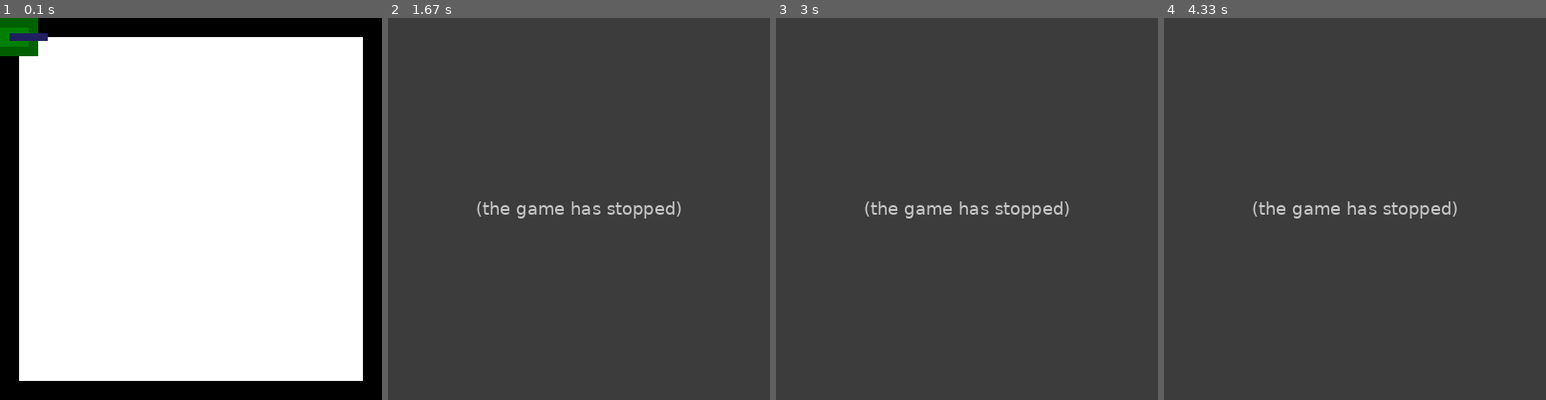
Above: before the commit, frames 1-4 (left to right).
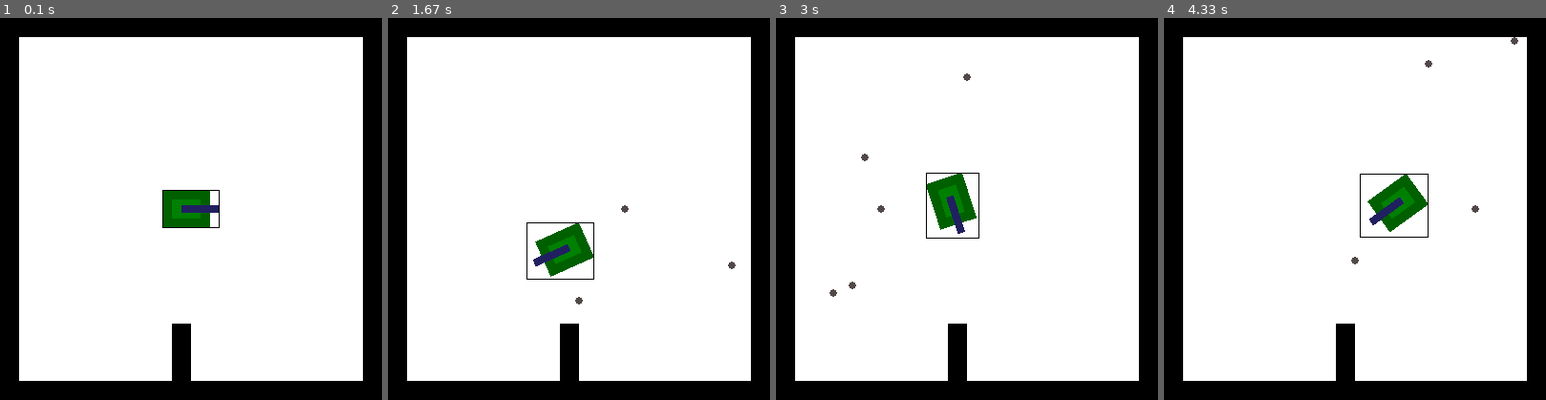
Above: after the commit, the same moments.

Repository: will-hd/Tank-Trouble
Game: pygame game, started from run.py
Two runs of this game, one before a commit and one after it. Both use one fixed random seed, a clock stepped at 60 frames per second and the inputs below.
Inputs:
- Up to frame 1 (0.1 s): no input
- Up to frame 2 (1.67 s): tap F at 0.33, 0.73, 1.03, 1.23, 1.57 s; hold Right 0.67-1.13 s; hold Up 1.17-1.47 s; hold Right from 1.5 s (still down)
- Up to frame 3 (3 s): tap F at 1.87, 2.07, 2.37, 2.63, 2.97 s; release Right at 1.97 s; hold Left 2-2.53 s; hold Down 2.57-2.87 s; hold Left from 2.9 s (still down)
- Up to frame 4 (4.33 s): tap F at 3.27, 3.4, 3.8, 4.1 s; release Left at 3.3 s; hold Up 3.33-3.7 s; hold Right from 3.73 s (still down)

The runs differ from the first frame. In frame 1, 3.1% of the frame differs, in the area x 0-58%, y 0-95%; in frame 2, 100%, in the area x 0-100%, y 0-100%; in frame 3, 100%; in frame 4, 100%.
Error before the commit: TypeError: 'bool' object is not callable (bullets.py line 35); the game stopped at 0.37 s (later frames are placeholders)

Commit message:
feat: tank collisions with wall rect

Diff:
--- a/bullets.py
+++ b/bullets.py
@@ -23,7 +23,6 @@
 
         self.bullet_speed = 6
         self.lifetime = 8000 # milliseconds
-
         self.spawn_time = pygame.time.get_ticks()
 
         self.walls = wall_group
@@ -32,7 +31,7 @@
         """
         Move the bullet
         """
-        if pygame.sprite.spritecollide(self, self.walls, False, False):
+        if pygame.sprite.spritecollide(self, self.walls, False):
             if self.direction.y > 0 and self.direction.x == 0:
                 self.direction *= -1
             elif self.direction.y < 0 and self.direction.x == 0:
--- a/run.py
+++ b/run.py
@@ -54,11 +54,10 @@
             self.tank_group.update(keys)
             self.tank_group.draw(self.screen)
 
+            pygame.draw.rect(self.screen, (0, 0, 0), (*self.tank.rect.topleft, *self.tank.image.get_size()), 1)
             pygame.display.flip()
 
     def new_map(self):
-        BLOCKSIZE = 20 #Set the size of the grid block
-
         for row, tiles in enumerate(wall.wall_map):
             for col, tile in enumerate(tiles):
                 if tile == 1:
--- a/tank.py
+++ b/tank.py
@@ -1,6 +1,7 @@
 import pygame
 import numpy as np
 from bullets import Bullet
+import constants
 
 vector = pygame.math.Vector2
 
@@ -13,14 +14,22 @@
         pygame.draw.rect(self.image, (0, 128, 0), (10, 10, 30, 20))
         pygame.draw.rect(self.image, (32, 32, 96), (20, 16, 40, 8))
 
+        self.mask = pygame.mask.from_surface(self.image)
+
         self.original_image = self.image.copy()
         self.original_center = self.original_image.get_rect().center
 
-        self.position = vector(20, 20)
+        self.position = vector(constants.DISPLAY_WIDTH/2, constants.DISPLAY_HEIGHT/2)
         self.rect = self.image.get_rect()
+        self.rect.center = self.position
+
+        pygame.draw.rect(self.image, (250, 0, 0), (*self.rect.topleft, *self.image.get_size()),2)
+
         self.dpos = vector(0, 0)
         self.angle = 0
         self.direction = vector(1, 0)
+        self.rotation_offset = 0
+        self.COLLIDED = False
 
         self.tank_speed = 4
         self.shoot_frequency: int = 300 #/milliseconds
@@ -32,22 +41,37 @@
         self.bullet_group = pygame.sprite.Group() # Bullet group for each tank
         self.wall_group = wall_group
 
-    def control(self, forward):
-        self.dpos += self.direction * self.tank_speed * forward
-
     def update(self, keys):
         """
         Update tank's position
         """
+        self.position_before_collide = self.position.copy()
+        self.angle_before_collide = self.angle
+
         self.handle_key_press(keys)
 
         self.direction = vector(1, 0).rotate(-self.angle)
-        self.image, rotation_offset = self.rotate_image()
+        self.image, self.rect, self.mask, self.rotation_offset = self.rotate_image()
 
+        # Update position
         self.position += self.dpos # floating point accuracy
-        self.rect.center = self.position - rotation_offset # integer
+        self.rect.center = self.position # integer
+
+        if pygame.sprite.spritecollide(self, self.wall_group, False, pygame.sprite.collide_rect):
+            if pygame.sprite.spritecollide(self, self.wall_group, False, pygame.sprite.collide_rect):
+                self.COLLIDED = True
+                print("collision")
+
+                self.angle = self.angle_before_collide
+                self.direction = vector(1, 0).rotate(-self.angle)
+                self.image, self.rect, self.mask, self.rotation_offset = self.rotate_image()
+
+                self.position = self.position_before_collide.copy()
+                self.rect.center = self.position
+
 
         self.dpos = vector(0, 0) # Reset back to zero for next frame
+
 
     def rotate_image(self):
         rotated_image = pygame.transform.rotate(self.original_image, self.angle)
@@ -56,7 +80,13 @@
         rotation_offset = vector(rotated_center[0] - self.original_center[0],
                                   rotated_center[1] - self.original_center[1])
 
-        return rotated_image, rotation_offset
+        new_rect = rotated_image.get_rect()
+        new_mask = pygame.mask.from_surface(rotated_image)
+
+        return rotated_image, new_rect, new_mask, rotation_offset
+
+    def control(self, forward):
+        self.dpos += self.direction * self.tank_speed * forward
 
     def handle_key_press(self, keys):
         if keys[pygame.K_RIGHT]:
--- a/wall.py
+++ b/wall.py
@@ -18,9 +18,9 @@
     [1, 0, 0, 0, 0, 0, 0, 0, 0, 0, 0, 0, 0, 0, 0, 0, 0, 0, 0, 1],
     [1, 0, 0, 0, 0, 0, 0, 0, 0, 0, 0, 0, 0, 0, 0, 0, 0, 0, 0, 1],
     [1, 0, 0, 0, 0, 0, 0, 0, 0, 0, 0, 0, 0, 0, 0, 0, 0, 0, 0, 1],
-    [1, 0, 0, 0, 0, 0, 0, 0, 0, 0, 0, 0, 0, 0, 0, 0, 0, 0, 0, 1],
-    [1, 0, 0, 0, 0, 0, 0, 0, 0, 0, 0, 0, 0, 0, 0, 0, 0, 0, 0, 1],
-    [1, 0, 0, 0, 0, 0, 0, 0, 0, 0, 0, 0, 0, 0, 0, 0, 0, 0, 0, 1],
+    [1, 0, 0, 0, 0, 0, 0, 0, 0, 1, 0, 0, 0, 0, 0, 0, 0, 0, 0, 1],
+    [1, 0, 0, 0, 0, 0, 0, 0, 0, 1, 0, 0, 0, 0, 0, 0, 0, 0, 0, 1],
+    [1, 0, 0, 0, 0, 0, 0, 0, 0, 1, 0, 0, 0, 0, 0, 0, 0, 0, 0, 1],
     [1, 1, 1, 1, 1, 1, 1, 1, 1, 1, 1, 1, 1, 1, 1, 1, 1, 1, 1, 1]
 ]
 
@@ -31,7 +31,6 @@
 
         self.image = pygame.Surface([BLOCKSIZE, BLOCKSIZE])
         self.image.fill((0, 0, 0))
-
         self.rect = self.image.get_rect()
 
-        self.rect.topleft = (col*BLOCKSIZE, row*BLOCKSIZE)
+        self.rect.x, self.rect.y  = col*BLOCKSIZE, row*BLOCKSIZE
